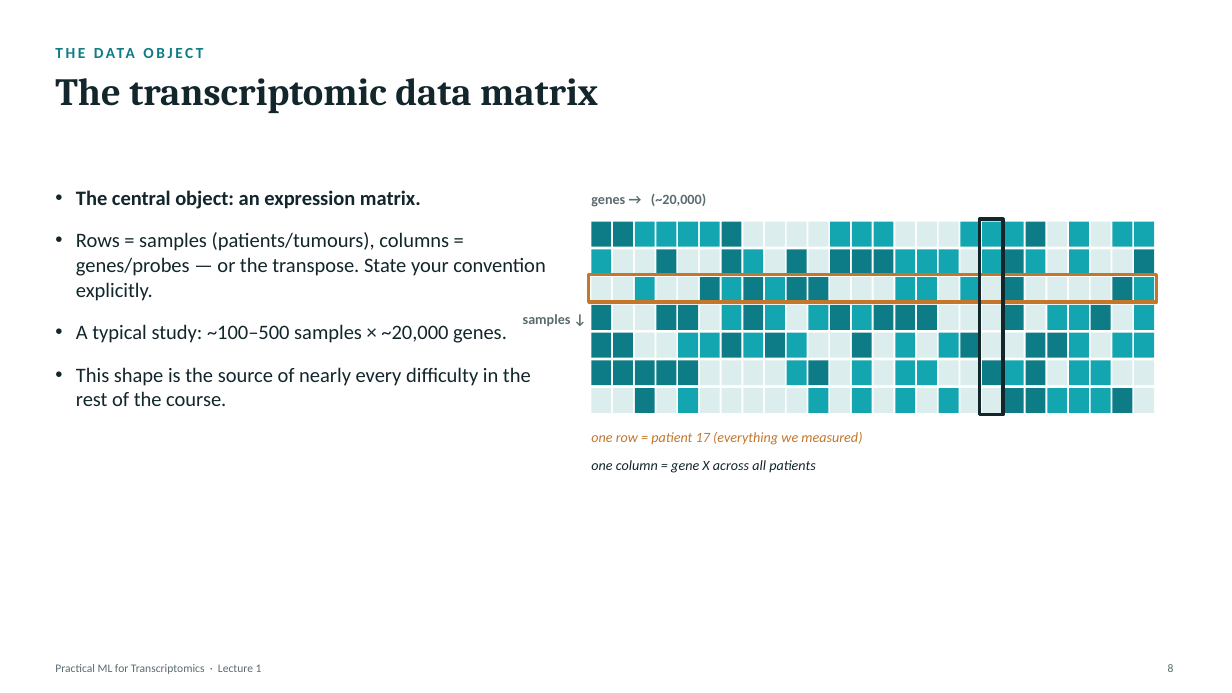
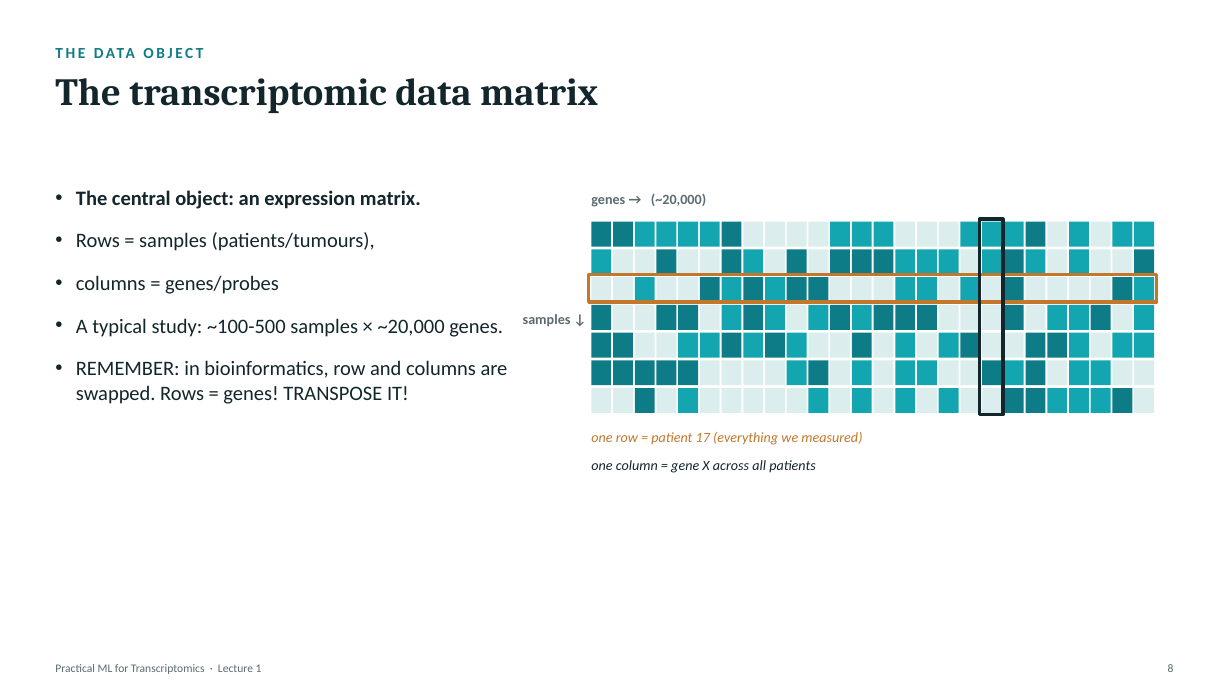
Before and after one commit to zhanyinx/ml26, a slide deck: slide 8 of lessons/lesson01_biological_question/theory/slides/Lecture1 - From Biological Question to ML Problem.pptx. Drawn at 1232x693 pixels with LibreOffice and Linux fonts; fonts in the diff are those of the drawing. Boxes give left, top, right and bottom in pixels: in the first picture for what was removed or moved away, otherwise in the second. Text is boxed around its words. In the diff, an @@ line names an element or a change of style, - is before the commit and + after.

```diff
--- a/lessons/lesson01_biological_question/theory/slides/Lecture1 - From Biological Question to ML Problem.pptx
+++ b/lessons/lesson01_biological_question/theory/slides/Lecture1 - From Biological Question to ML Problem.pptx
@@ text at (76,232,508,404): text changed @@
-• Rows = samples (patients/tumours), columns = genes/probes — or the transpose. State your convention explicitly.
-• A typical study: ~100–500 samples × ~20,000 genes.
-• This shape is the source of nearly every difficulty in the rest of the course.
+• Rows = samples (patients/tumours),
+• columns = genes/probes
+• A typical study: ~100-500 samples × ~20,000 genes.
+• REMEMBER: in bioinformatics, row and columns are swapped. Rows = genes! TRANSPOSE IT!
```
Also in this commit, not shown: 16 other slides changed, 1 slide removed.
